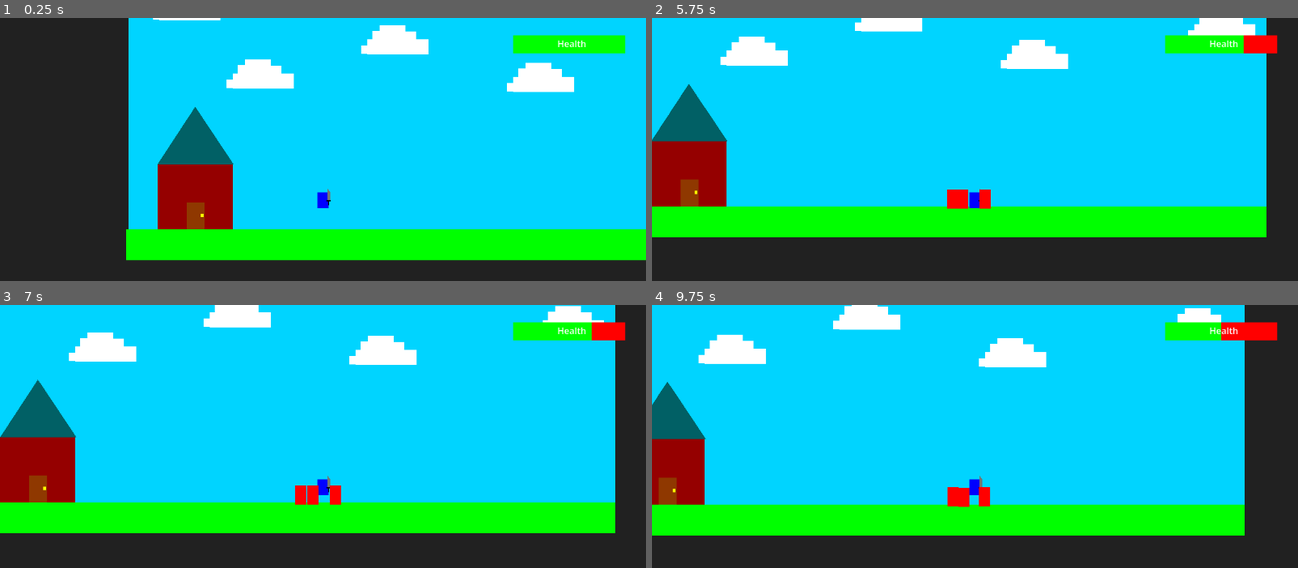
Above: before the commit, frames 1-4 (two rows, left to right).
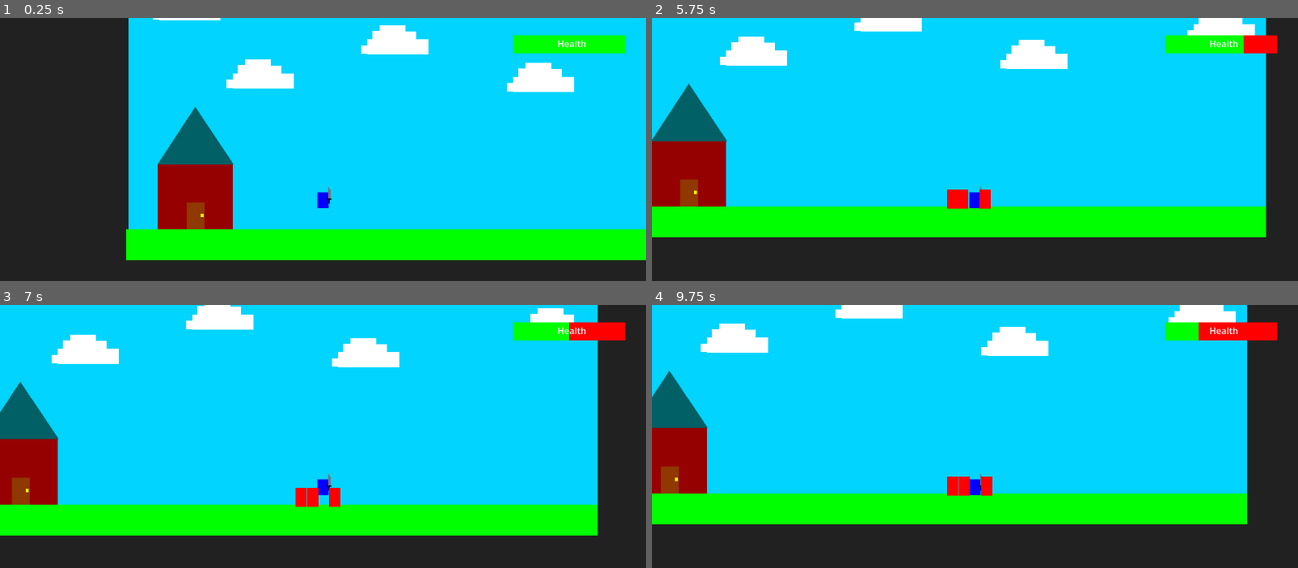
Above: after the commit, the same moments.

Repository: tahmed-sudo/Tabbys-digitech26
Game: Godot game, scene res://Level.tscn
The game is run twice, just before and just after one commit, with the same random seed, the same clock (stepped at 60 frames per second) and the same inputs. The project has no main scene, so this scene is started directly.
Inputs:
- Up to frame 1 (0.25 s): no input
- Up to frame 2 (5.75 s): hold Right (ui_right) 0.53-2.03 s; tap Up (ui_accept) at 0.77, 1.52, 3.02, 3.77, 4.52 s; hold Left (ui_left) 2.03-4.28 s; hold Right (ui_right) from 4.28 s (still down)
- Up to frame 3 (7 s): keep holding Right (ui_right); tap Up (ui_accept) at 6.02, 6.77 s
- Up to frame 4 (9.75 s): tap Up (ui_accept) at 7.52, 9.02 s; release Right (ui_right) at 8.03 s; hold Left (ui_left) 8.03-9.53 s; hold Right (ui_right) from 9.53 s (still down)

The runs differ from the first frame. In frame 1, less than 0.1% of the frame differs, in the area x 50-52%, y 64-72%; in frame 2, 0.3%; in frame 3, 8.9%; in frame 4, 12%, in the area x 0-93%, y 0-88%.

Commit message:
added animtion for sword

Diff:
--- a/tabbys-2026-game/Player.tscn
+++ b/tabbys-2026-game/Player.tscn
@@ -12,6 +12,70 @@
 
 [sub_resource type="LabelSettings" id="LabelSettings_kne1u"]
 
+[sub_resource type="CapsuleShape2D" id="CapsuleShape2D_xhfnw"]
+radius = 3.0
+height = 22.0
+
+[sub_resource type="Animation" id="Animation_xhfnw"]
+length = 0.001
+tracks/0/type = "value"
+tracks/0/imported = false
+tracks/0/enabled = true
+tracks/0/path = NodePath("Node2D:rotation")
+tracks/0/interp = 1
+tracks/0/loop_wrap = true
+tracks/0/keys = {
+"times": PackedFloat32Array(0),
+"transitions": PackedFloat32Array(1),
+"update": 0,
+"values": [0.0]
+}
+tracks/1/type = "value"
+tracks/1/imported = false
+tracks/1/enabled = true
+tracks/1/path = NodePath("Node2D/Area2D/CollisionShape2D:disabled")
+tracks/1/interp = 1
+tracks/1/loop_wrap = true
+tracks/1/keys = {
+"times": PackedFloat32Array(0),
+"transitions": PackedFloat32Array(1),
+"update": 1,
+"values": [false]
+}
+
+[sub_resource type="Animation" id="Animation_kpjcp"]
+resource_name = "attack"
+tracks/0/type = "value"
+tracks/0/imported = false
+tracks/0/enabled = true
+tracks/0/path = NodePath("Node2D:rotation")
+tracks/0/interp = 1
+tracks/0/loop_wrap = true
+tracks/0/keys = {
+"times": PackedFloat32Array(0, 1),
+"transitions": PackedFloat32Array(1, 1),
+"update": 0,
+"values": [0.0, 1.7802359]
+}
+tracks/1/type = "value"
+tracks/1/imported = false
+tracks/1/enabled = true
+tracks/1/path = NodePath("Node2D/Area2D/CollisionShape2D:disabled")
+tracks/1/interp = 1
+tracks/1/loop_wrap = true
+tracks/1/keys = {
+"times": PackedFloat32Array(0, 0.95, 1),
+"transitions": PackedFloat32Array(1, 1, 1),
+"update": 1,
+"values": [false, false, true]
+}
+
+[sub_resource type="AnimationLibrary" id="AnimationLibrary_kne1u"]
+_data = {
+&"RESET": SubResource("Animation_xhfnw"),
+&"attack": SubResource("Animation_kpjcp")
+}
+
 [node name="CharacterBody2D" type="CharacterBody2D" unique_id=772824052 node_paths=PackedStringArray("health_ui")]
 script = ExtResource("1_xhfnw")
 health_ui = NodePath("CanvasLayer/ProgressBar")
@@ -22,28 +86,6 @@
 offset_right = 10.0
 offset_bottom = 14.0
 color = Color(0, 0, 1, 1)
-
-[node name="ColorRect2" type="ColorRect" parent="." unique_id=29112551]
-offset_left = 9.087406
-offset_top = 0.27908707
-offset_right = 11.087406
-offset_bottom = 9.0
-color = Color(0, 0, 0, 1)
-
-[node name="ColorRect" type="ColorRect" parent="ColorRect2" unique_id=1215107037]
-layout_mode = 1
-anchors_preset = -1
-anchor_left = 0.45600003
-anchor_right = 0.45600003
-offset_left = -3.9994063
-offset_top = -0.27908707
-offset_right = 4.0005937
-offset_bottom = 1.7209129
-color = Color(0, 0, 0, 1)
-
-[node name="Polygon2D" type="Polygon2D" parent="ColorRect2/ColorRect" unique_id=262070582]
-color = Color(0.45840502, 0.45840508, 0.45840502, 1)
-polygon = PackedVector2Array(2, 0, 2, -14, 2, -21, 7, -14, 7, 0, 4, 0)
 
 [node name="CollisionShape2D" type="CollisionShape2D" parent="." unique_id=1516398449]
 shape = SubResource("CapsuleShape2D_0rwas")
@@ -75,3 +117,41 @@
 text = "Health
 "
 label_settings = SubResource("LabelSettings_kne1u")
+
+[node name="Node2D" type="Node2D" parent="." unique_id=766650358]
+position = Vector2(11, 1)
+
+[node name="Polygon2D" type="Polygon2D" parent="Node2D" unique_id=262070582]
+position = Vector2(-4, -4)
+color = Color(0.45840502, 0.45840508, 0.45840502, 1)
+polygon = PackedVector2Array(2, 0, 1.9999962, -7.990818, 2, -14, 2, -22, 7, -14, 7, 0, 4, 0)
+
+[node name="ColorRect3" type="ColorRect" parent="Node2D" unique_id=1215107037]
+anchors_preset = -1
+anchor_left = 0.45600003
+anchor_right = 0.45600003
+offset_left = -4.0
+offset_top = -4.0
+offset_right = 4.0
+offset_bottom = -2.0
+color = Color(0, 0, 0, 1)
+
+[node name="ColorRect2" type="ColorRect" parent="Node2D" unique_id=29112551]
+offset_left = -0.91259384
+offset_top = -3.720913
+offset_right = 1.0874062
+offset_bottom = 5.0
+color = Color(0, 0, 0, 1)
+
+[node name="Marker2D" type="Marker2D" parent="Node2D" unique_id=2141479073]
+position = Vector2(-10, -4)
+
+[node name="Area2D" type="Area2D" parent="Node2D" unique_id=1129349078]
+position = Vector2(-10, -5)
+
+[node name="CollisionShape2D" type="CollisionShape2D" parent="Node2D/Area2D" unique_id=1686713520]
+position = Vector2(11, -9)
+shape = SubResource("CapsuleShape2D_xhfnw")
+
+[node name="AnimationPlayer" type="AnimationPlayer" parent="." unique_id=2134957364]
+libraries/ = SubResource("AnimationLibrary_kne1u")
--- a/tabbys-2026-game/player.gd
+++ b/tabbys-2026-game/player.gd
@@ -37,3 +37,6 @@
 			velocity.y = JUMP_VELOCITY
 
 	move_and_slide()
+
+	#player press f big sword go down
+	#enemy go oh no big bad damage to enemies
